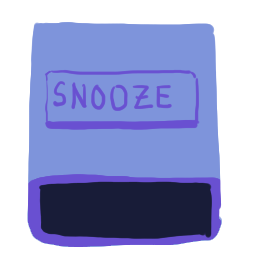
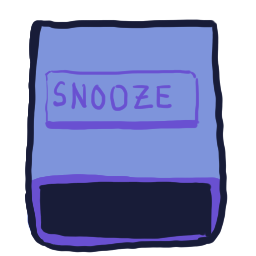
The second 256 x 256 image is a revision of the first. Changes to its layers:
added layer "Paint Layer 3" above "Paint Layer 2" over [25, 19, 228, 253]